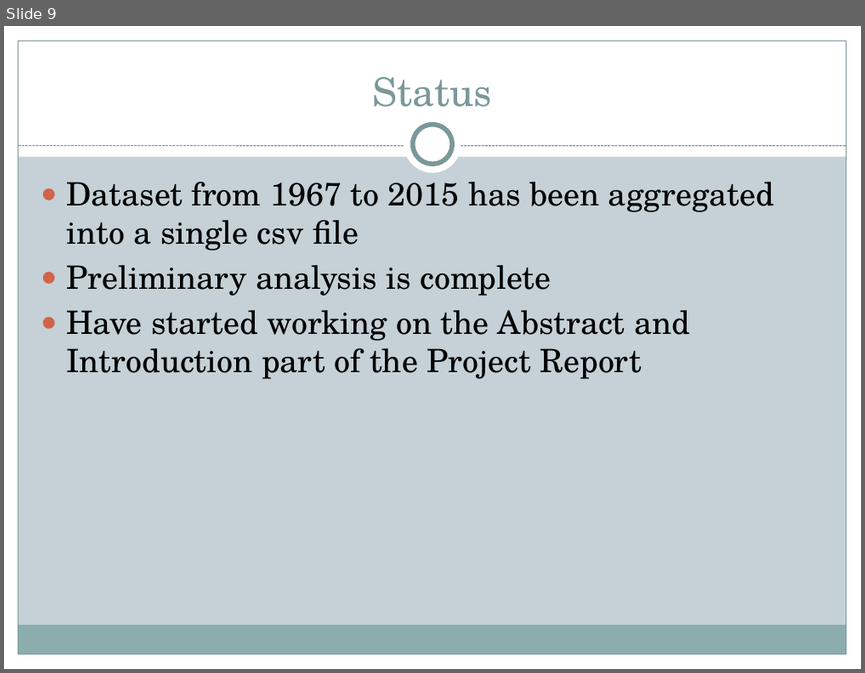
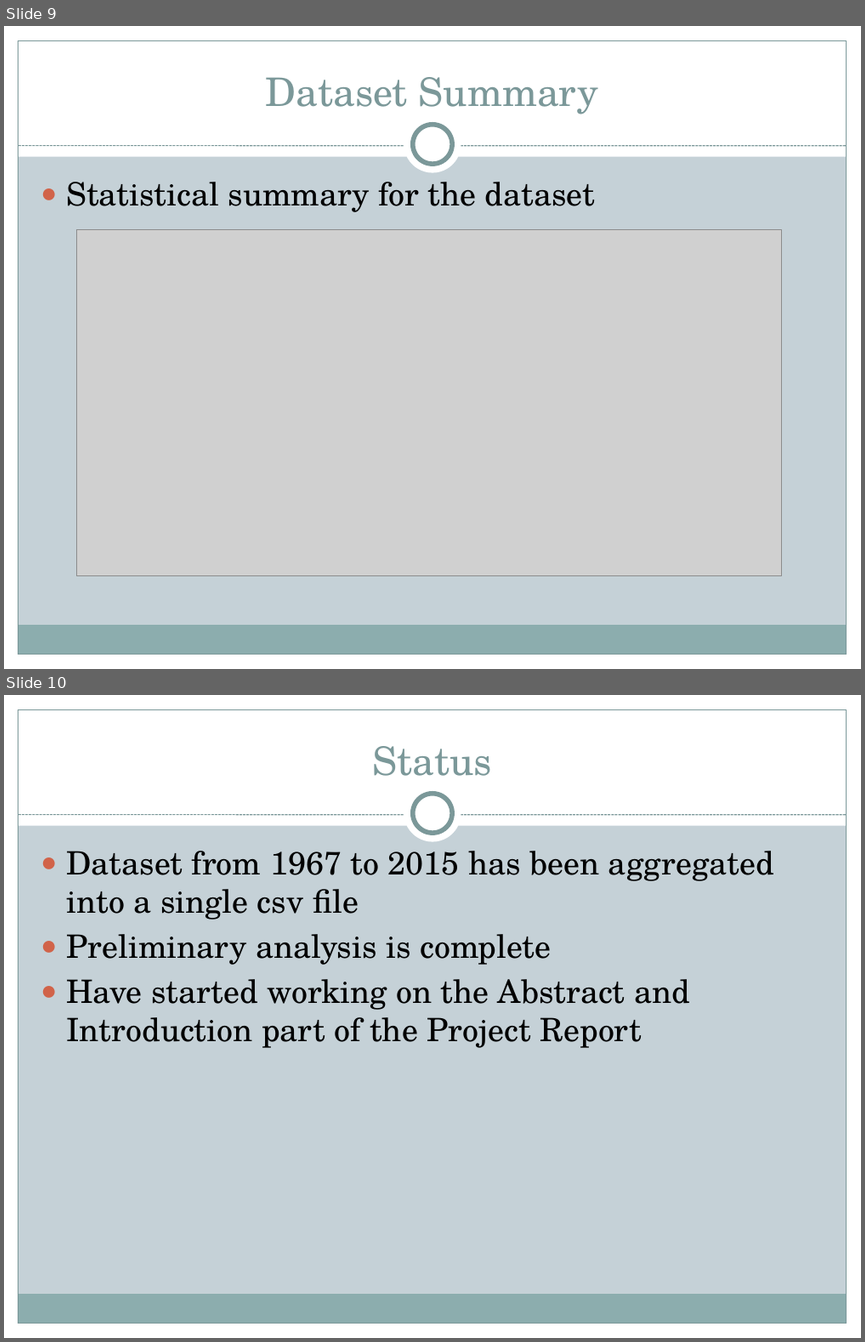
Before and after one commit to vijitha89/MathsProject, a slide deck: Math_Project.pptx. Shown one above the other, each under a label of ours: slide 9 before the commit, slides 9 and 10 after it. The pictures are 865x673 and 865x1342 pixels, drawn with LibreOffice and Linux fonts; fonts in the diff are those of the drawing; grey boxes stand for pictures. Boxes give left, top, right and bottom in pixels: in the first picture for what was removed or moved away, otherwise in the second. Text is boxed around its words. In the diff, an @@ line names an element or a change of style, - is before the commit and + after.

```diff
--- a/Math_Project.pptx
+++ b/Math_Project.pptx
@@ slide 9 added at [4,26,861,669], background #C5D1D7; not listed: 9 template elements that a slide beside it also shows @@
@@ title added at [266,77,598,114], 33 pt, text #7C999A @@
+Dataset Summary
@@ text added at [66,182,595,212], 27 pt, text #000000 @@
+● Statistical summary for the dataset
@@ picture added at [77,230,782,575] @@
@@ what was slide 9 is now slide 10 @@
```
Also in this commit, not shown: 6 slides changed, 1 other slide added, 1 slide removed.
